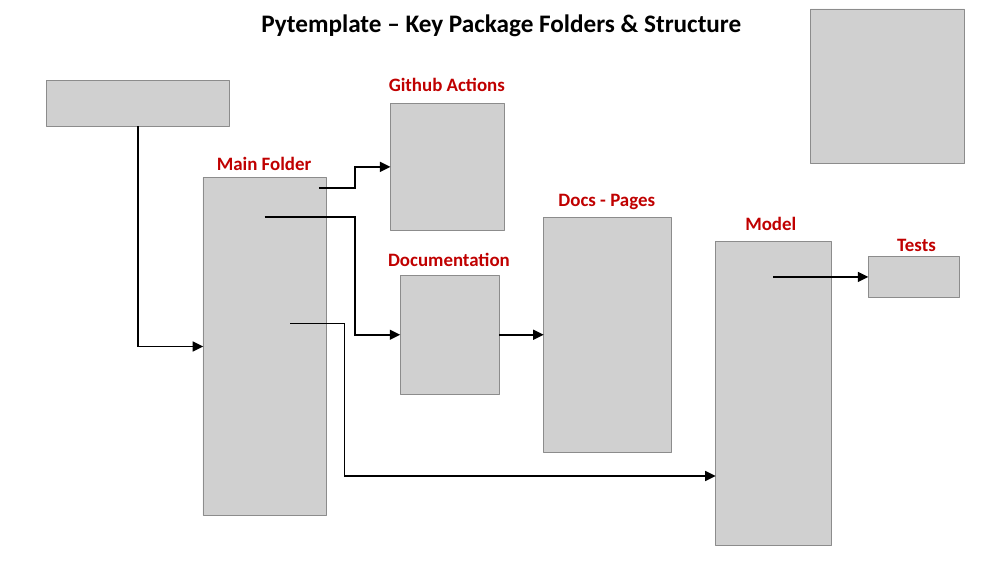
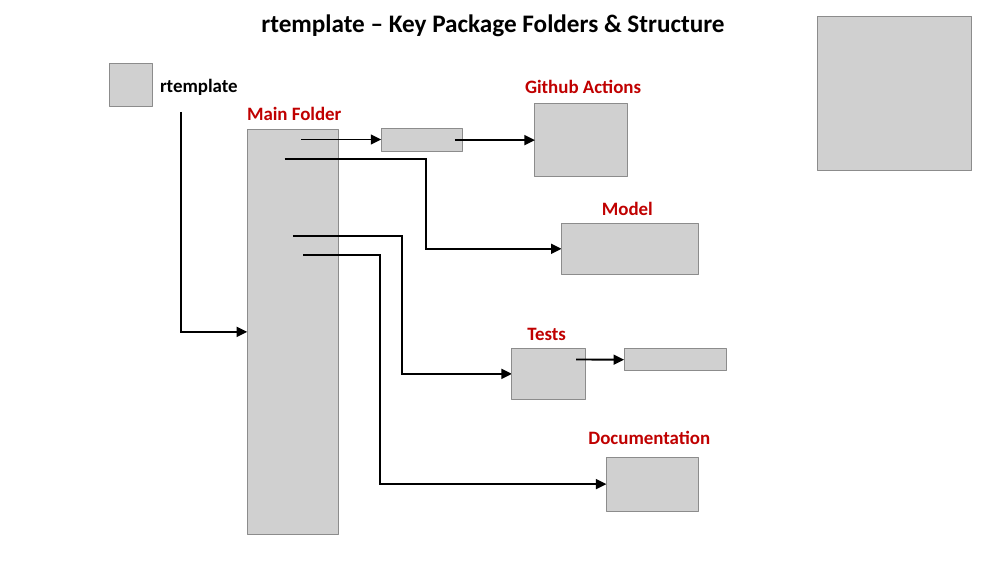
Before and after one commit to JGCRI/rtemplate, a slide deck: slide 2 of vignettes/vignetteFigs/figures.pptx (slide 3 before the commit). Drawn at 1008x567 pixels with LibreOffice and Linux fonts; fonts in the diff are those of the drawing; grey boxes stand for pictures. Boxes give left, top, right and bottom in pixels: in the first picture for what was removed or moved away, otherwise in the second. Text is boxed around its words. In the diff, an @@ line names an element or a change of style, - is before the commit and + after.

Commit message:
Updating package documentation

```diff
--- a/vignettes/vignetteFigs/figures.pptx
+++ b/vignettes/vignetteFigs/figures.pptx
@@ text at (261, 14, 724, 37): text changed @@
-Pytemplate – Key Package Folders & Structure
+rtemplate – Key Package Folders & Structure
@@ picture: place and size @@
-picture at (811, 9, 965, 163)
+picture at (818, 17, 972, 171)
@@ picture removed at (47, 81, 230, 126) @@
@@ picture added at (110, 64, 153, 107) @@
@@ text added at (160, 78, 238, 95), 18 pt, text #000000, bold @@
+rtemplate
@@ text "Github Actions": place and size @@
-text "Github Actions" at (389, 77, 505, 91)
+text "Github Actions" at (525, 79, 641, 93)
@@ elbow arrow moved from (138, 126) - (203, 346) to (181, 112) - (247, 332) @@
@@ text "Main Folder": place and size @@
-text "Main Folder" at (217, 156, 312, 170)
+text "Main Folder" at (247, 106, 342, 120)
@@ picture removed at (390, 104, 504, 231) @@
@@ picture added at (535, 104, 628, 176) @@
@@ picture: place and size @@
-picture at (203, 178, 327, 516)
+picture at (247, 129, 339, 534)
@@ arrow added from (301, 140) to (381, 140), #000000 1.75 pt @@
@@ picture added at (381, 128, 462, 150) @@
@@ arrow moved from (774, 277) - (869, 277) to (455, 140) - (535, 140) @@
@@ elbow arrow moved from (319, 188) - (390, 167) to (285, 159) - (562, 249) @@
@@ text removed at (558, 193, 655, 210) @@
-Docs - Pages
@@ text "Model": place and size @@
-text "Model" at (745, 216, 796, 230)
+text "Model" at (602, 201, 653, 215)
@@ elbow arrow added from (293, 236) to (512, 374), #000000 1.75 pt @@
@@ picture removed at (544, 217, 671, 452) @@
@@ picture added at (562, 223, 699, 274) @@
@@ elbow arrow moved from (265, 217) - (400, 335) to (303, 256) - (606, 484) @@
@@ picture removed at (716, 241, 832, 545) @@
@@ picture removed at (869, 257, 960, 298) @@
@@ picture removed at (400, 276, 499, 395) @@
@@ elbow arrow removed from (290, 324) to (716, 476) @@
@@ text "Tests" rewrapped from (897, 238, 936, 257) to (527, 327, 566, 340) @@
@@ picture added at (512, 349, 586, 399) @@
@@ picture added at (625, 349, 727, 371) @@
@@ arrow moved from (499, 335) - (544, 335) to (576, 360) - (625, 360) @@
@@ text "Documentation": place and size @@
-text "Documentation" at (388, 252, 510, 266)
+text "Documentation" at (588, 430, 710, 444)
@@ picture added at (606, 457, 699, 511) @@
```
Also in this commit, not shown: 3 other slides changed, 1 slide removed, 14 other files.
